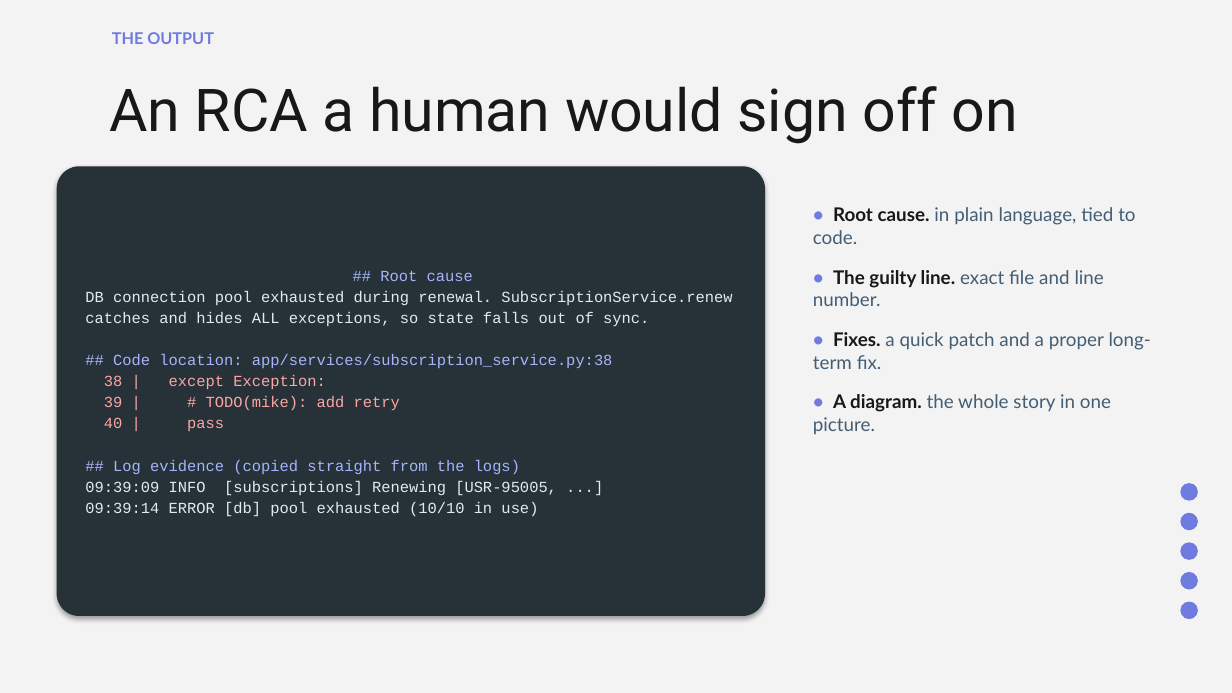
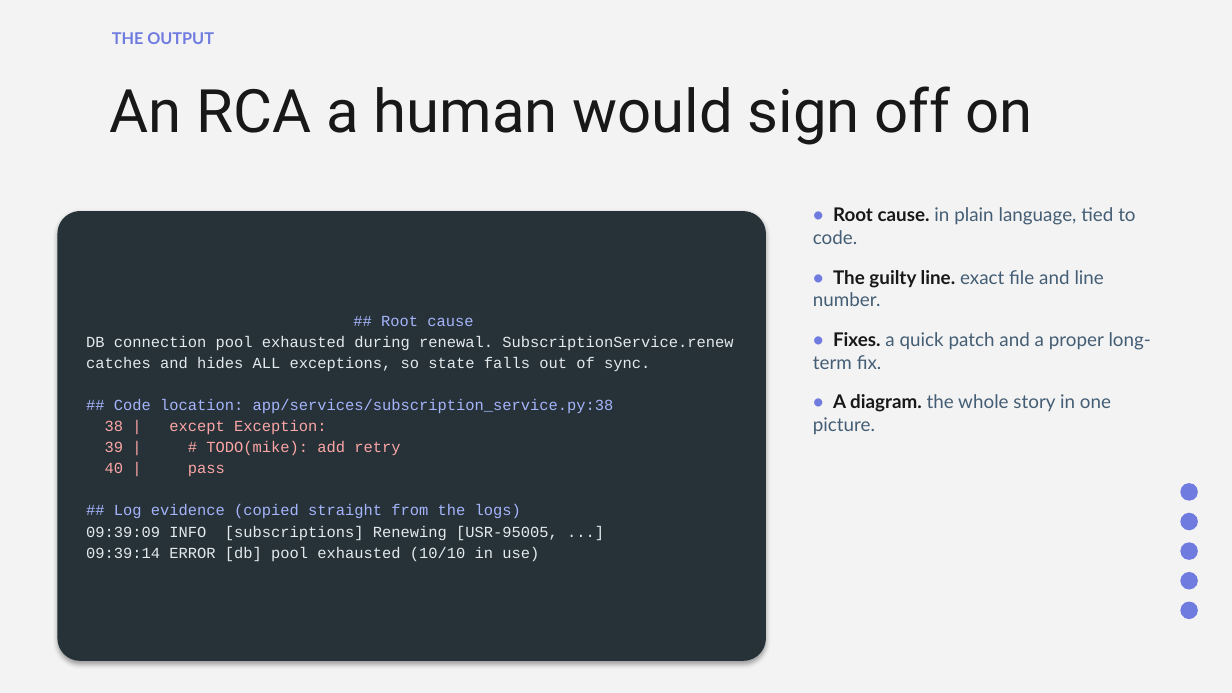
Before and after one commit to aadityaincode/Sherlog, a slide deck: slide 6 of sherlog-slides.pptx. Drawn at 1232x693 pixels with LibreOffice and Linux fonts; fonts in the diff are those of the drawing. Boxes give left, top, right and bottom in pixels: in the first picture for what was removed or moved away, otherwise in the second. Text is boxed around its words. In the diff, an @@ line names an element or a change of style, - is before the commit and + after.

```diff
--- a/sherlog-slides.pptx
+++ b/sherlog-slides.pptx
@@ title "An RCA a human would ..." at (x1=109, y1=86, x2=1032, y2=145): size 34.5 to 35 pt @@
@@ rounded rectangle "## Root cause" moved from (x1=57, y1=166, x2=765, y2=616) to (x1=58, y1=211, x2=766, y2=660) @@
```
Also in this commit, not shown: 8 other slides changed, 1 slide removed.
